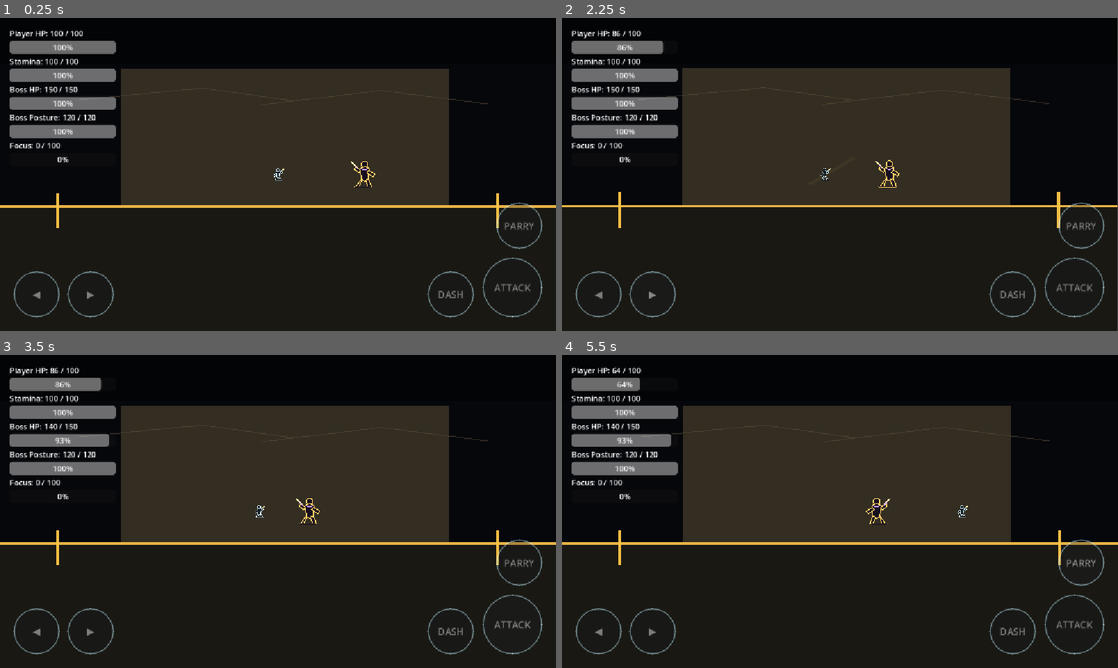
Above: before the commit, frames 1-4 (two rows, left to right).
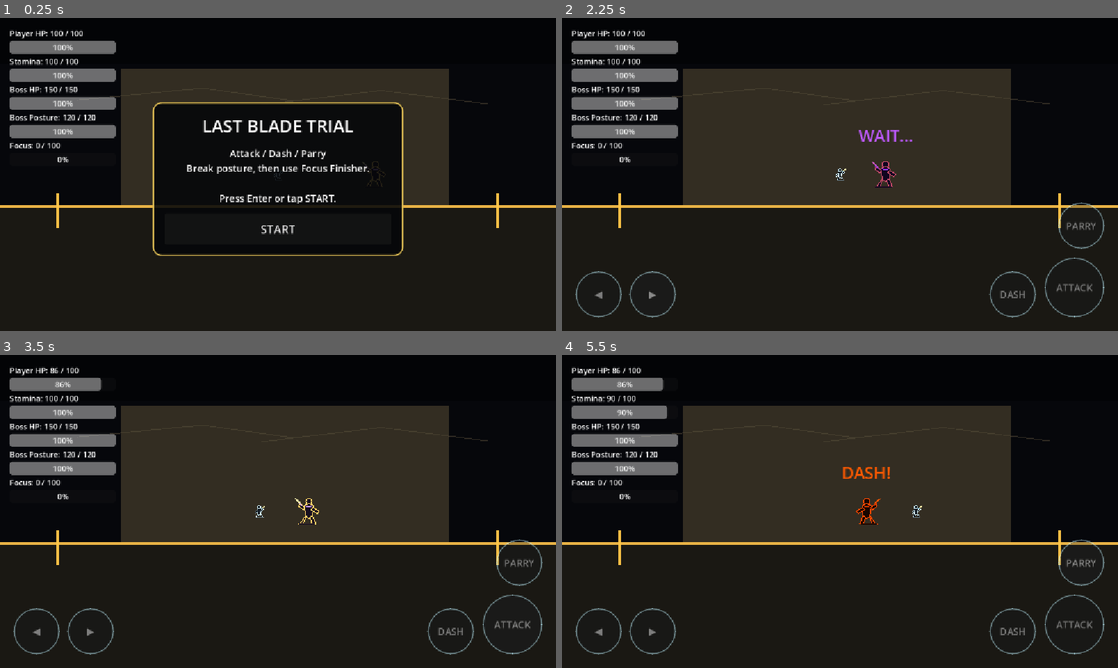
Above: after the commit, the same moments.

Repository: shanwinder/lastblade
Game: Godot game, scene res://scenes/main/BossBrokenMaster.tscn
Two runs of this game, one before a commit and one after it. Both use one fixed random seed, a clock stepped at 60 frames per second and the inputs below.
Inputs (mouse positions are in pixels of both pictures, inside the frame that each line leads up to):
- Up to frame 1 (0.25 s): no input
- Up to frame 2 (2.25 s): click (840, 227) at 0.5 s, where only the run after the commit has a clickable "START"; click "◀" at 1.25 s; click "▶" at 2 s
- Up to frame 3 (3.5 s): click "ATTACK" at 2.75 s
- Up to frame 4 (5.5 s): click "DASH" at 3.5 s; click "PARRY" at 4.25 s; tap Enter at 5 s; hold Right (ui_right) from 5.03 s (still down); tap A (attack) at 5.1 s

The runs differ from the first frame. In frame 1, 16% of the frame differs, in the area x 2-98%, y 26-96%; in frame 2, 1.3%; in frame 3, 0.2%; in frame 4, 1.1%.

Commit message:
feat: enable one-run game loop overlay

Diff:
--- a/last-blade-trial/scenes/main/BossBrokenMaster.tscn
+++ b/last-blade-trial/scenes/main/BossBrokenMaster.tscn
@@ -9,6 +9,7 @@
 [ext_resource type="Script" path="res://combat_decay_manager.gd" id="7_decay"]
 [ext_resource type="Script" path="res://touch_controls.gd" id="8_touch"]
 [ext_resource type="Script" path="res://player_attack_vfx_manager.gd" id="9_player_vfx"]
+[ext_resource type="Script" path="res://game_loop_manager.gd" id="10_loop"]
 
 [sub_resource type="RectangleShape2D" id="RectangleShape2D_nha0i"]
 size = Vector2(32, 32)
@@ -118,6 +119,10 @@
 layer = 20
 script = ExtResource("8_touch")
 
+[node name="GameLoopManager" type="CanvasLayer" parent="."]
+layer = 40
+script = ExtResource("10_loop")
+
 [node name="GameCamera" type="Camera2D" parent="." unique_id=2003199488]
 position = Vector2(576, 324)
 script = ExtResource("6_jpax5")
